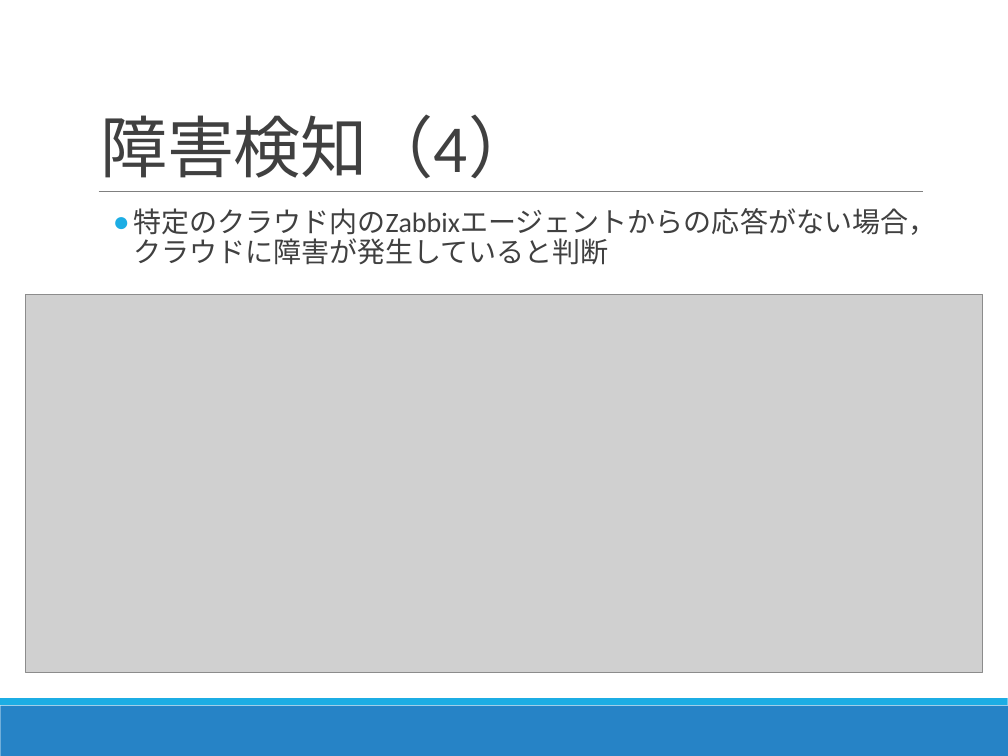
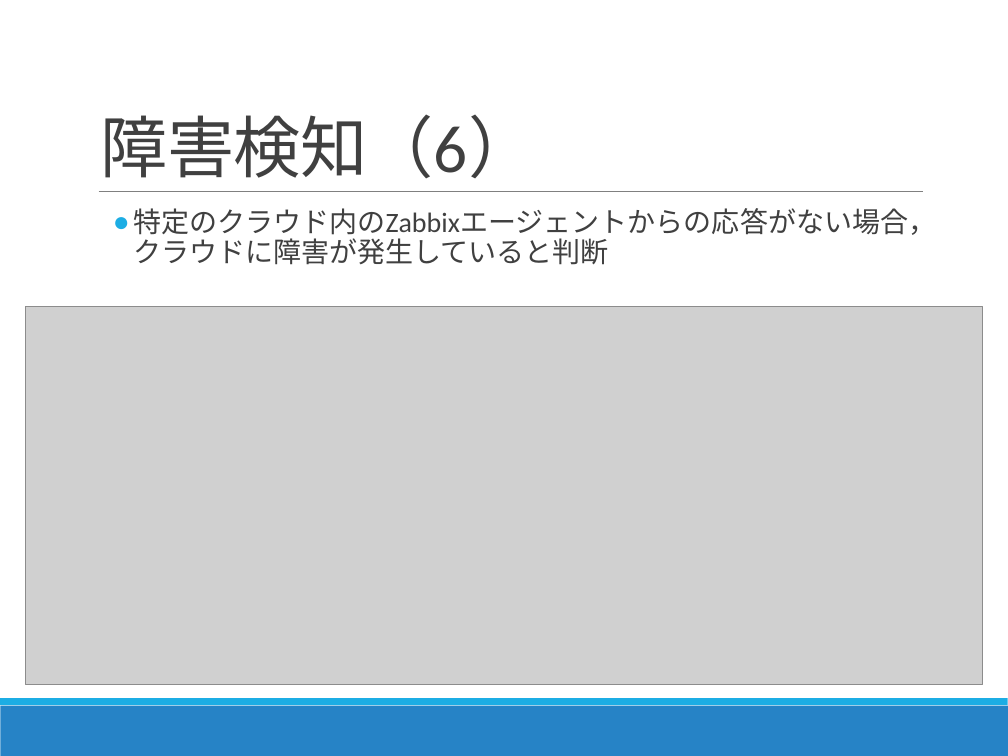
Before and after one commit to Kota0823/Document, a slide deck: slide 19 of 輪講2019-1_鈴木洸太.pptx (slide 17 before the commit). Drawn at 1008x756 pixels with LibreOffice and Linux fonts; fonts in the diff are those of the drawing; grey boxes stand for pictures. Boxes give left, top, right and bottom in pixels: in the first picture for what was removed or moved away, otherwise in the second. Text is boxed around its words. In the diff, an @@ line names an element or a change of style, - is before the commit and + after.

```diff
--- a/輪講2019-1_鈴木洸太.pptx
+++ b/輪講2019-1_鈴木洸太.pptx
@@ title at [101,114,535,179]: text changed @@
-障害検知（4）
+障害検知（6）
@@ picture: place and size @@
-picture at [25,294,983,672]
+picture at [25,306,983,684]
```
Also in this commit, not shown: 5 other slides changed, 4 slides added, 3 other files.
